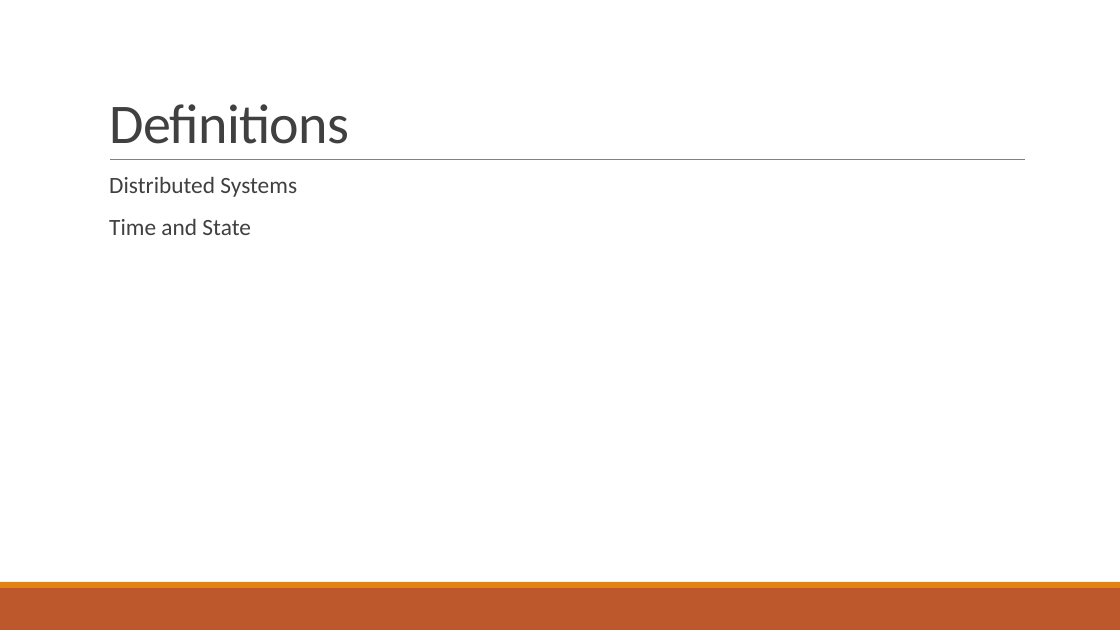
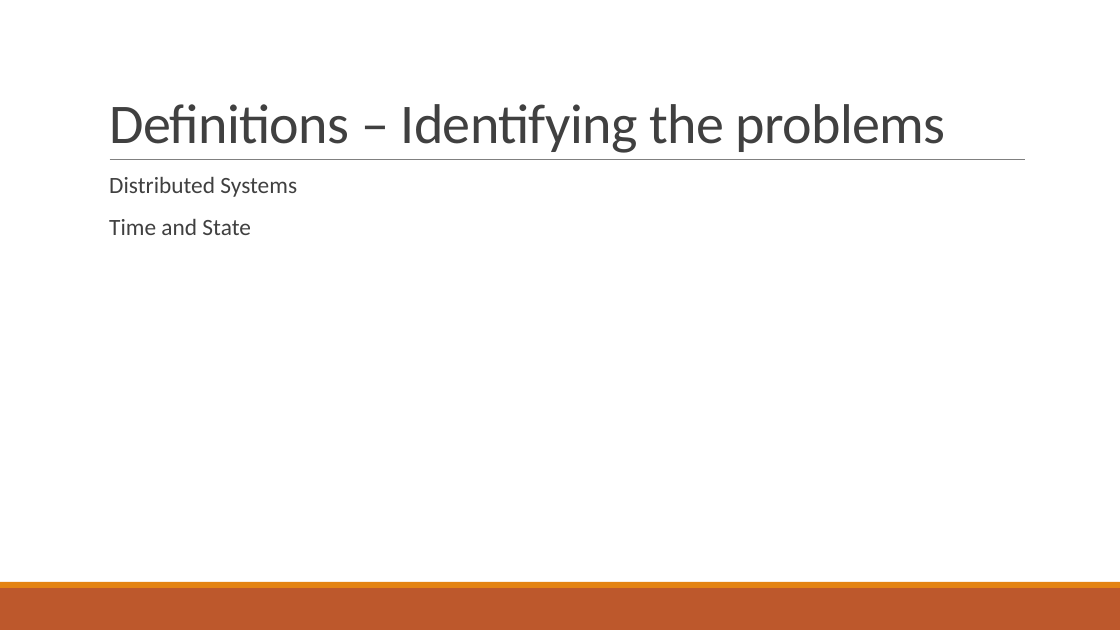
Before and after one commit to tylermorten/rosp, a slide deck: slide 2 of rosp.pptx. Drawn at 1120x630 pixels with LibreOffice and Linux fonts; fonts in the diff are those of the drawing. Boxes give left, top, right and bottom in pixels: in the first picture for what was removed or moved away, otherwise in the second. Text is boxed around its words. In the diff, an @@ line names an element or a change of style, - is before the commit and + after.

```diff
--- a/rosp.pptx
+++ b/rosp.pptx
@@ title at [109,104,946,153]: text changed @@
-Definitions
+Definitions – Identifying the problems
```
Also in this commit, not shown: 1 other slide changed, 1 slide added.
